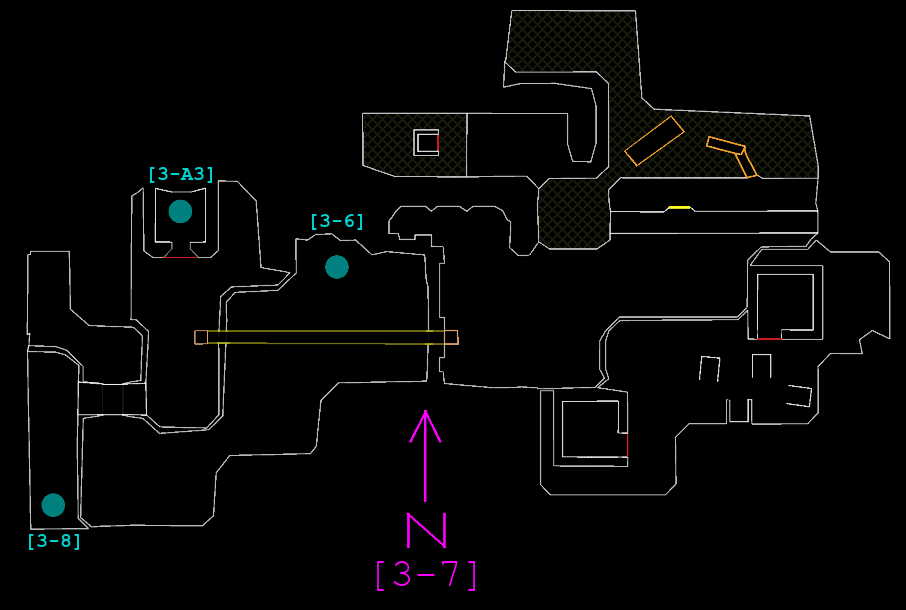
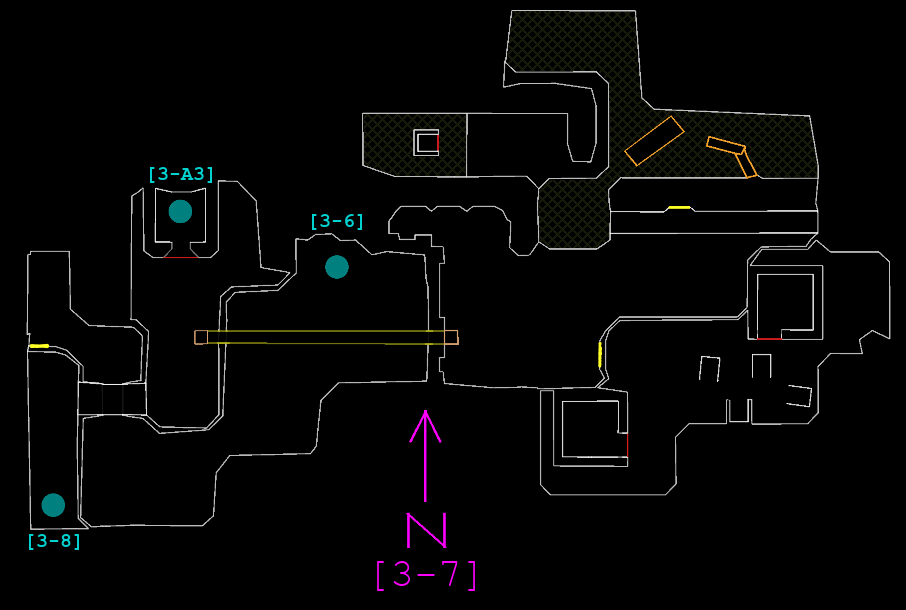
Two versions of the same layered image (906 x 610). Layer-by-layer changes:
renamed "Pasted Layer" to "Map", painted on it over [29, 341, 602, 368]